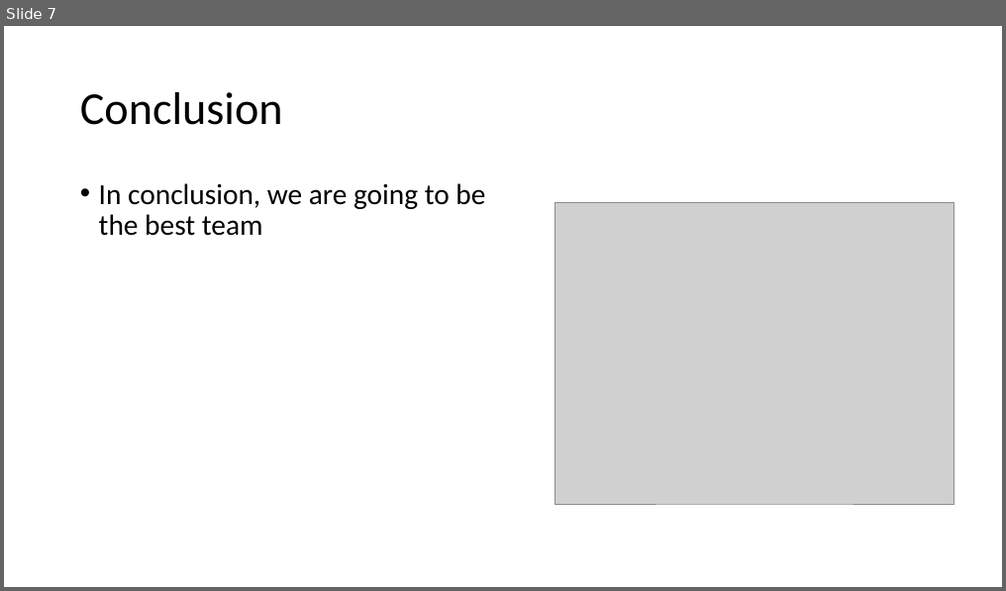
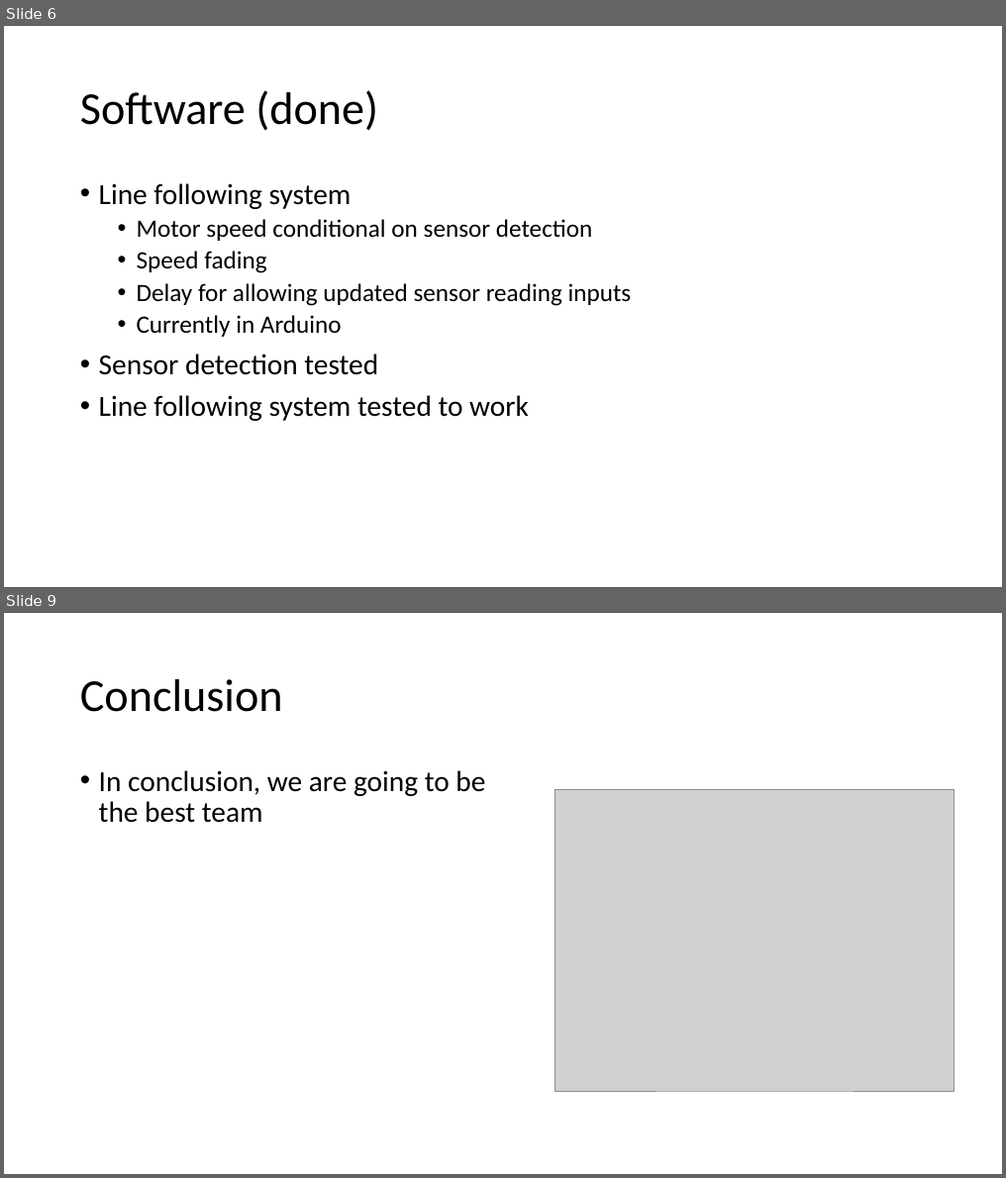
Before and after one commit to Lev-Davies/IDP, a slide deck: Documentation/IDP_first_presentation.pptx. Shown one above the other, each under a label of ours: slide 7 before the commit, slides 6 and 9 after it; the slides between them are not shown. The pictures are 1006x591 and 1006x1178 pixels, drawn with LibreOffice and Linux fonts; fonts in the diff are those of the drawing; grey boxes stand for pictures. Boxes give left, top, right and bottom in pixels: in the first picture for what was removed or moved away, otherwise in the second. Text is boxed around its words. In the diff, an @@ line names an element or a change of style, - is before the commit and + after.

```diff
--- a/Documentation/IDP_first_presentation.pptx
+++ b/Documentation/IDP_first_presentation.pptx
@@ slide 6 added at [4,26,1002,587], background #FFFFFF @@
@@ title added at [80,90,378,131], 44 pt, text #000000 @@
+Software (done)
@@ text added at [99,183,632,421], 24 pt, text #000000 @@
+• Line following system
+  • Motor speed conditional on sensor detection
+  • Speed fading
+  • Delay for allowing updated sensor reading inputs
+  • Currently in Arduino
+• Sensor detection tested
+• Line following system tested to work
@@ what was slide 7 is now slide 9 @@
```
Also in this commit, not shown: 2 other slides added, 1 slide removed.
